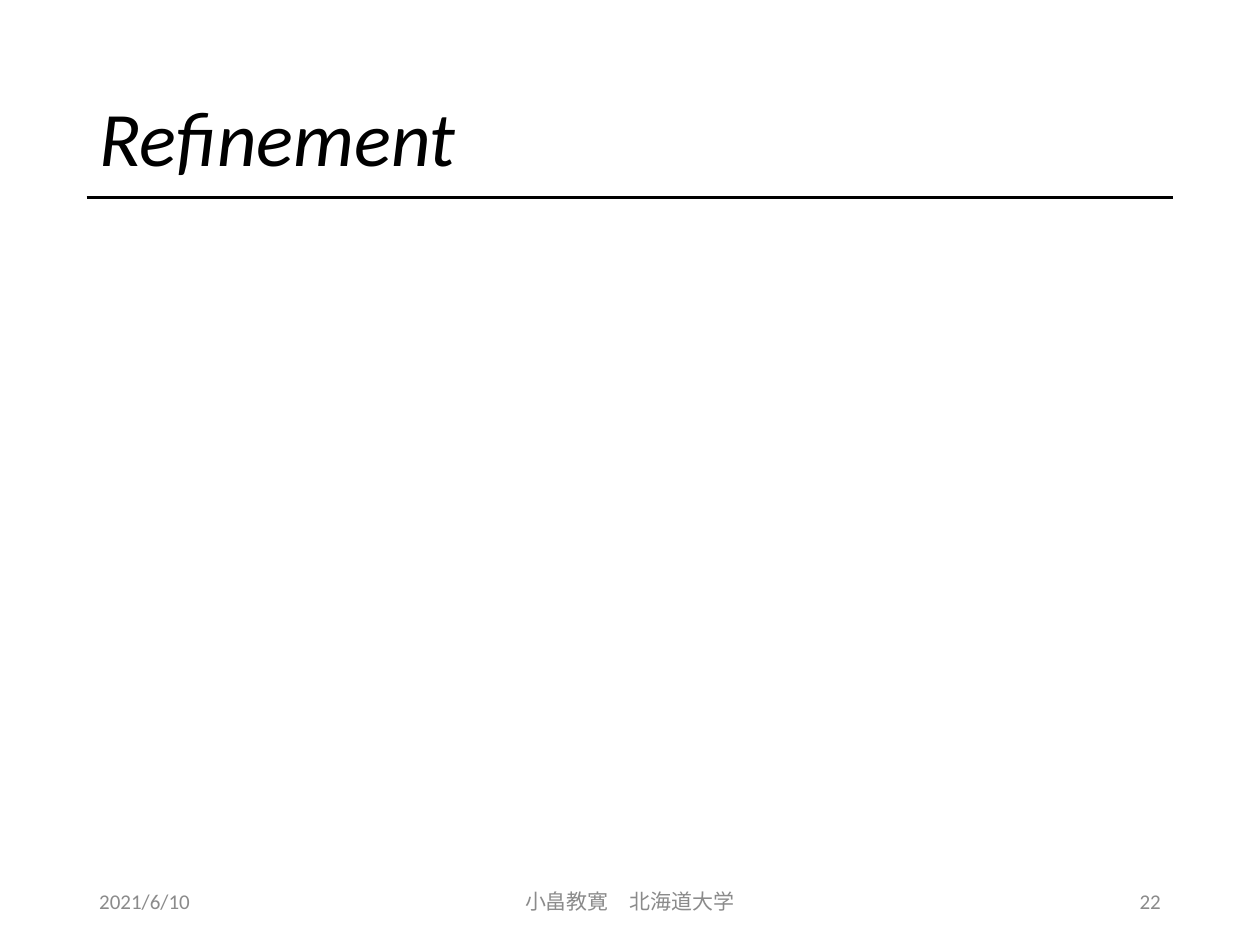
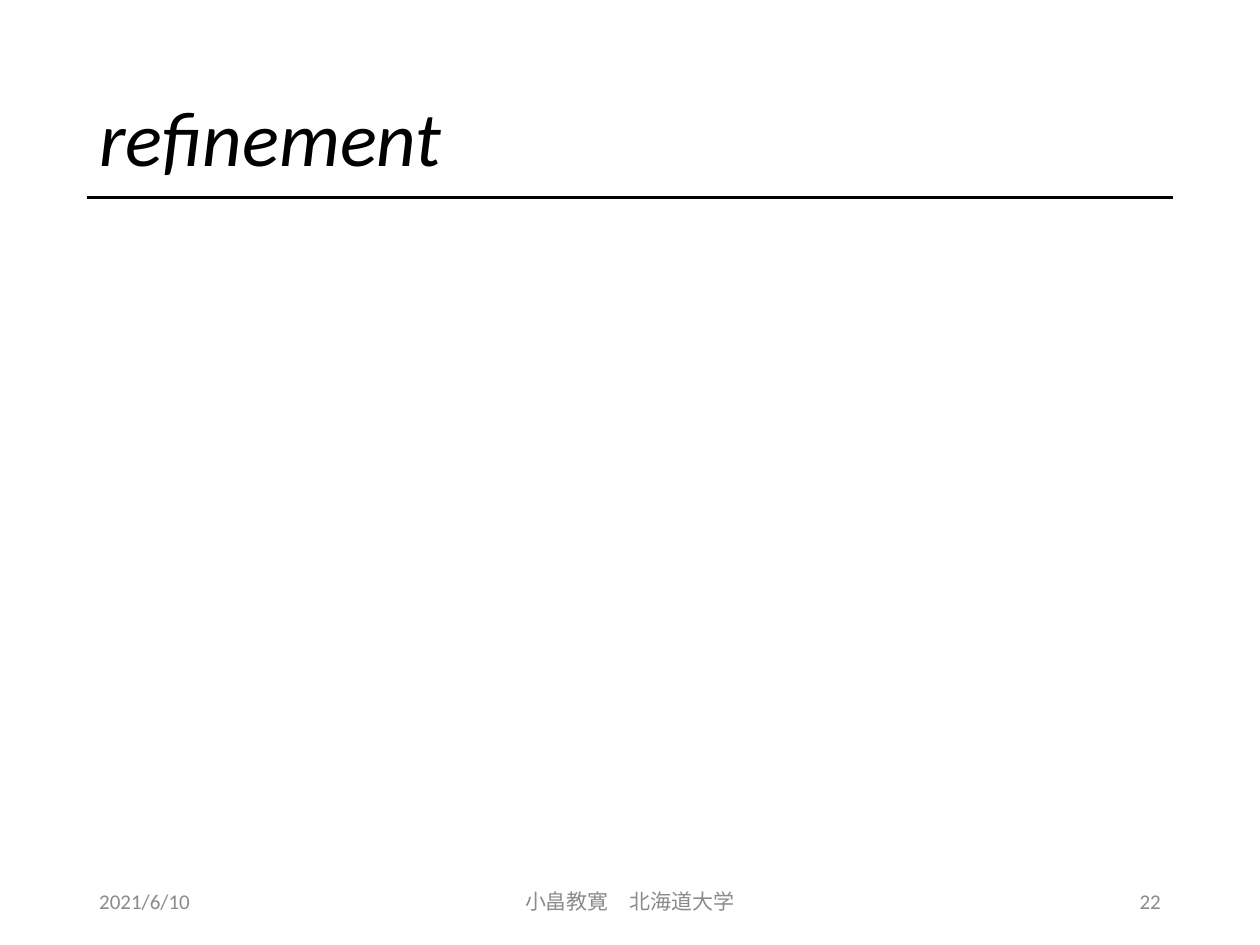
Before and after one commit to obatakyoukan/isomorphism, a slide deck: slide 22 of Isomorphism.pptx. Drawn at 1260x945 pixels with LibreOffice and Linux fonts; fonts in the diff are those of the drawing; grey boxes stand for pictures. Boxes give left, top, right and bottom in pixels: in the first picture for what was removed or moved away, otherwise in the second. Text is boxed around its words. In the diff, an @@ line names an element or a change of style, - is before the commit and + after.

```diff
--- a/Isomorphism.pptx
+++ b/Isomorphism.pptx
@@ title at (99, 112, 441, 175): text changed @@
-Refinement
+refinement
```
Also in this commit, not shown: 4 other slides changed, 1 slide added, 2 slides removed.
